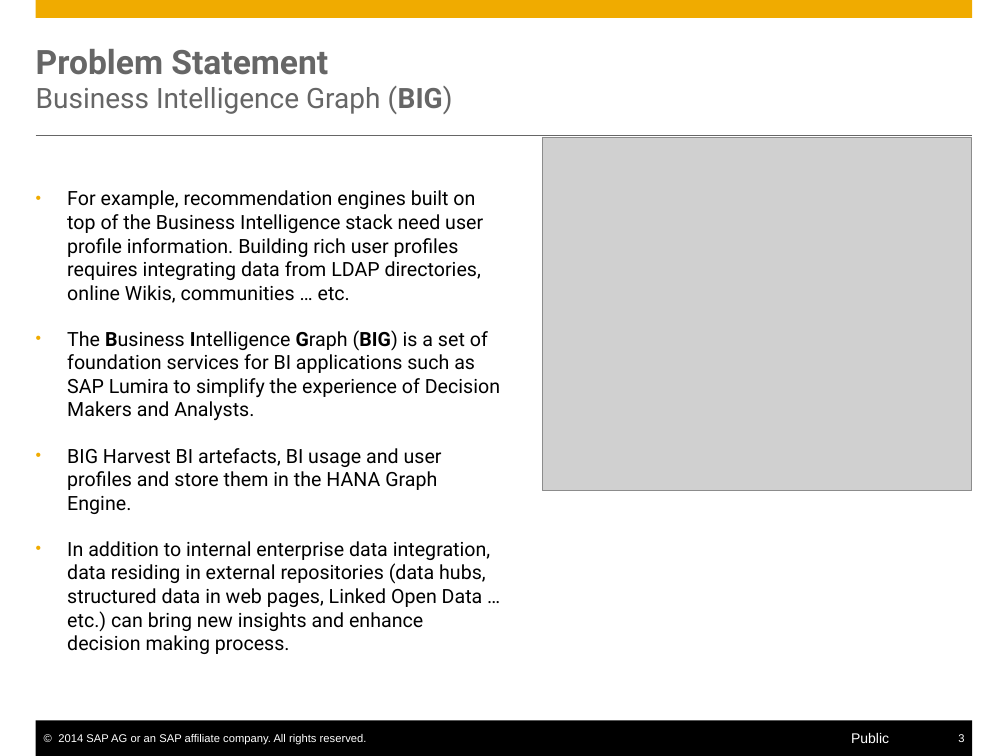
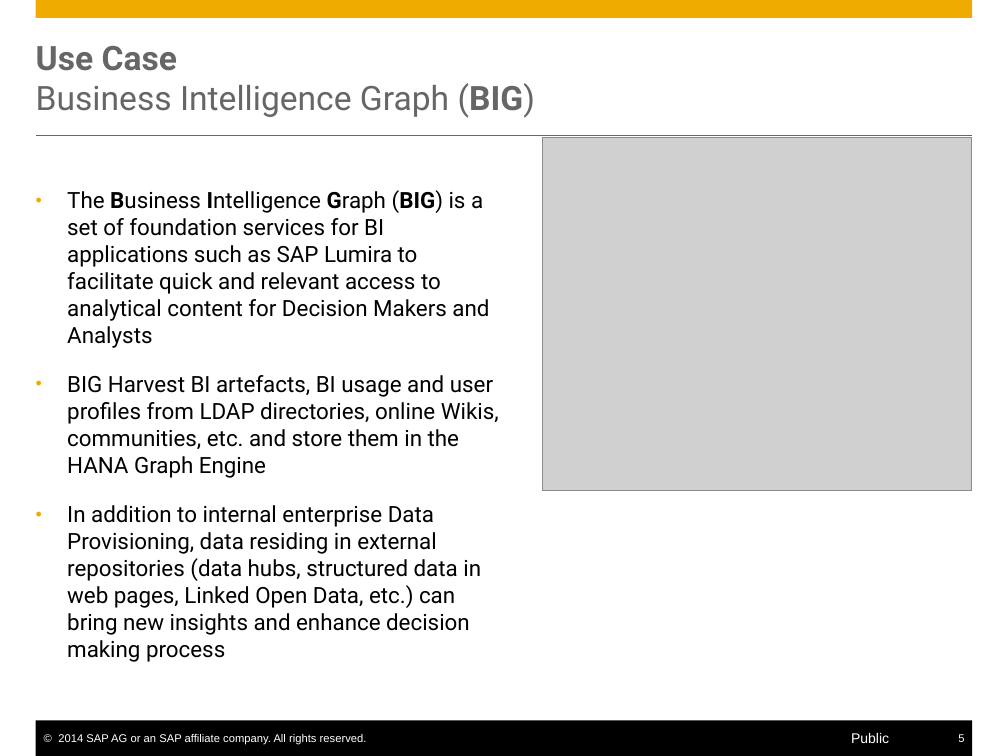
Before and after one commit to S-c-H-i-Z-o/PhD, a slide deck: slide 5 of Progress Reports CIFRE & Workplans/PhD Interim Report/presentation/Self-Service Data Provisioning through Semantic Enrichment of Data.pptx (slide 3 before the commit). Drawn at 1008x756 pixels with LibreOffice and Linux fonts; fonts in the diff are those of the drawing; grey boxes stand for pictures. Boxes give left, top, right and bottom in pixels: in the first picture for what was removed or moved away, otherwise in the second. Text is boxed around its words. In the diff, an @@ line names an element or a change of style, - is before the commit and + after.

```diff
--- a/Progress Reports CIFRE & Workplans/PhD Interim Report/presentation/Self-Service Data Provisioning through Semantic Enrichment of Data.pptx
+++ b/Progress Reports CIFRE & Workplans/PhD Interim Report/presentation/Self-Service Data Provisioning through Semantic Enrichment of Data.pptx
@@ title at [36,46,535,118]: text changed; size 20 to 24 pt @@
-Problem Statement
-Business Intelligence Graph (BIG)
+Use Case
+Business Intelligence Graph (BIG)
@@ text at [67,190,499,662]: text changed; size 14 to 16 pt @@
-• For example, recommendation engines built on top of the Business Intelligence stack need user profile information. Building rich user profiles requires integrating data from LDAP directories, online Wikis, communities … etc.
-• The Business Intelligence Graph (BIG) is a set of foundation services for BI applications such as SAP Lumira to simplify the experience of Decision Makers and Analysts.
-• BIG Harvest BI artefacts, BI usage and user profiles and store them in the HANA Graph Engine.
-• In addition to internal enterprise data integration, data residing in external repositories (data hubs, structured data in web pages, Linked Open Data … etc.) can bring new insights and enhance decision making process.
+• The Business Intelligence Graph (BIG) is a set of foundation services for BI applications such as SAP Lumira to facilitate quick and relevant access to analytical content for Decision Makers and Analysts
+• BIG Harvest BI artefacts, BI usage and user profiles from LDAP directories, online Wikis, communities, etc. and store them in the HANA Graph Engine
+• In addition to internal enterprise Data Provisioning, data residing in external repositories (data hubs, structured data in web pages, Linked Open Data, etc.) can bring new insights and enhance decision making process
@@ page number at [958,734,964,742]: text changed @@
-3
+5
```
Also in this commit, not shown: 16 other slides changed, 17 slides added, 3 slides removed, 23 other files.
